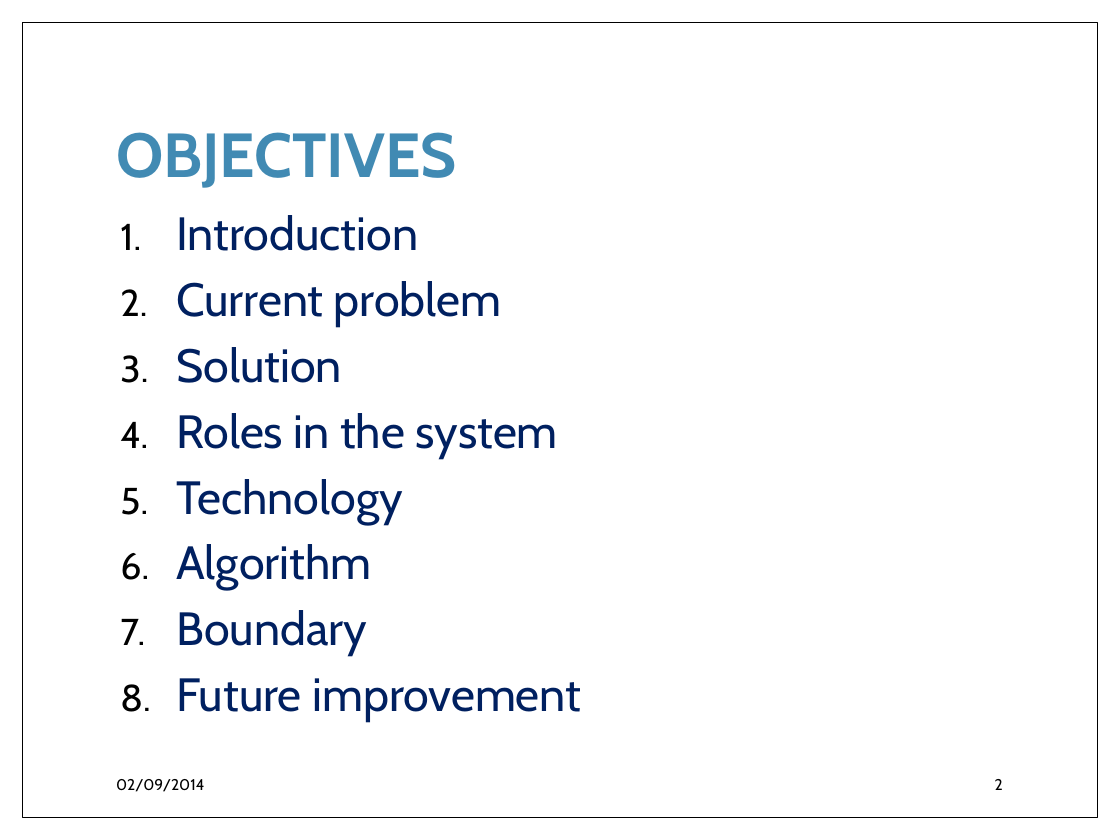
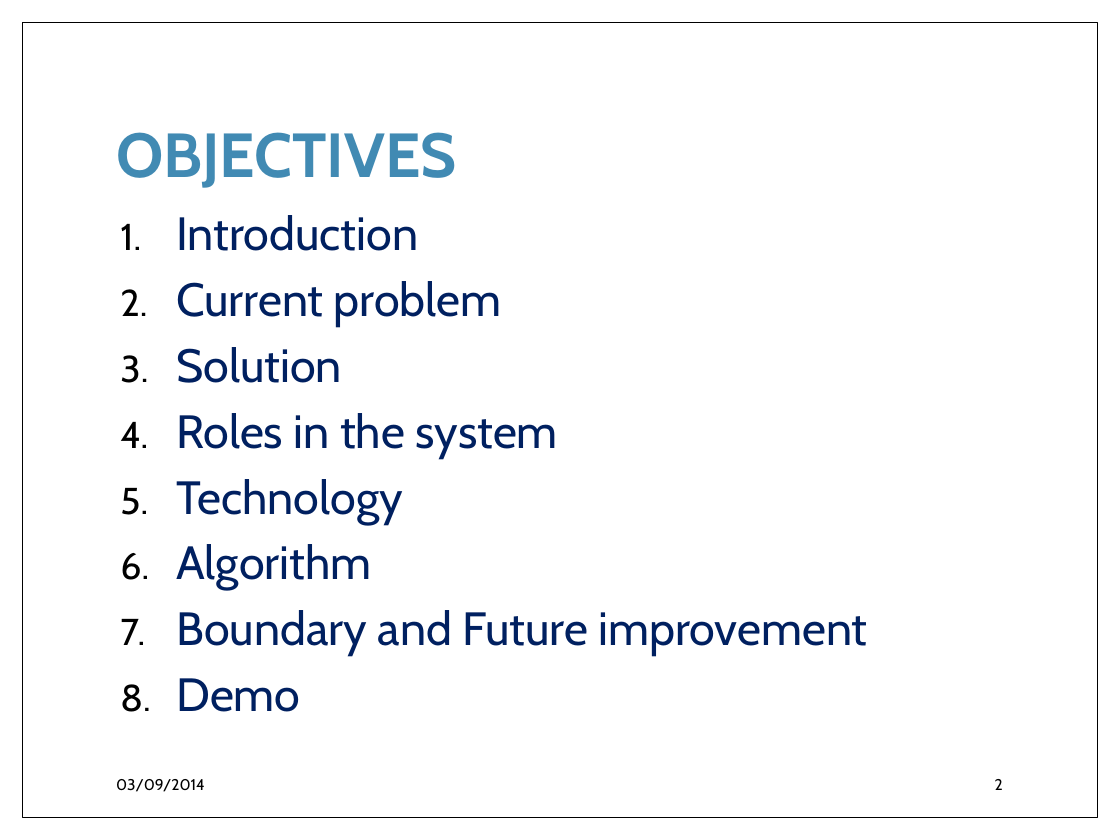
Before and after one commit to Princessgladys/hospital-finder, a slide deck: slide 2 of Hospital Finder.pptx. Drawn at 1120x840 pixels with LibreOffice and Linux fonts; fonts in the diff are those of the drawing; background and template pictures are left out. Boxes give left, top, right and bottom in pixels: in the first picture for what was removed or moved away, otherwise in the second. Text is boxed around its words. In the diff, an @@ line names an element or a change of style, - is before the commit and + after.

```diff
--- a/Hospital Finder.pptx
+++ b/Hospital Finder.pptx
@@ text at [176, 610, 867, 712]: text changed @@
-7. Boundary
-8. Future improvement
+7. Boundary and Future improvement
+8. Demo
@@ text at [116, 779, 205, 792]: text changed @@
-02/09/2014
+03/09/2014
```
Also in this commit, not shown: 17 other slides changed.
